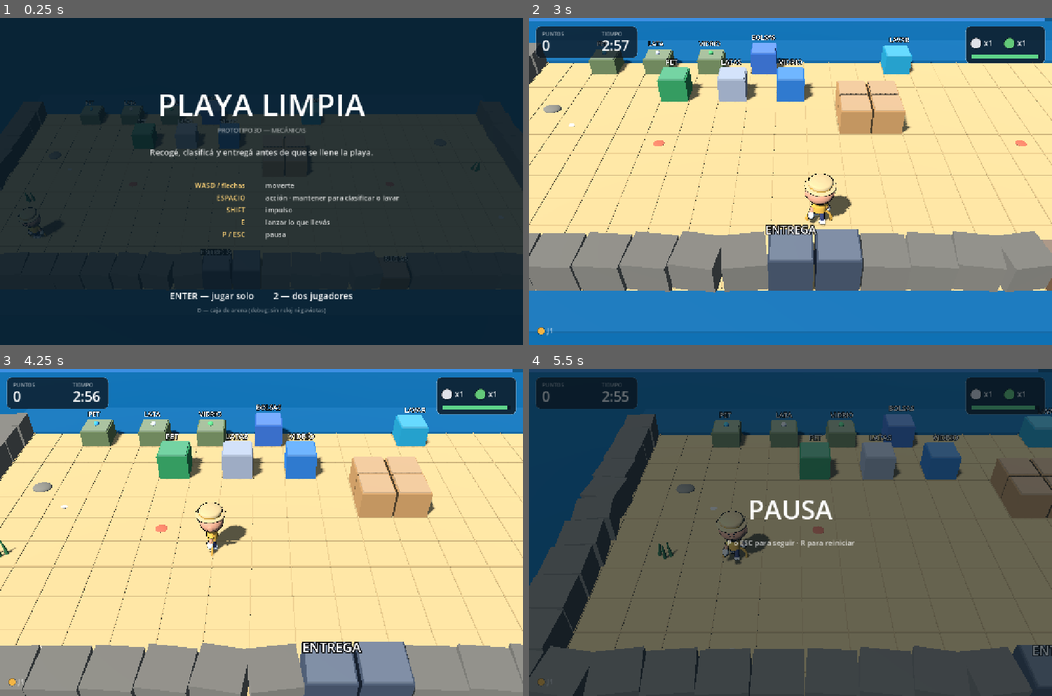
Above: before the commit, frames 1-4 (two rows, left to right).
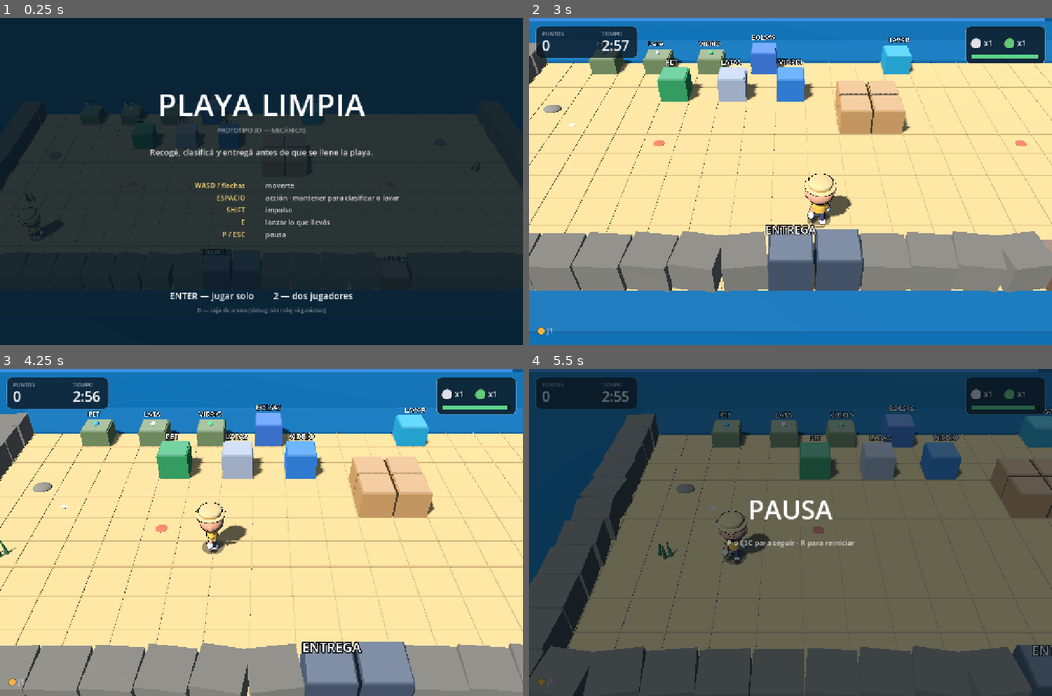
Above: after the commit, the same moments.

Repository: Catech124/playa-limpiar
Game: Godot game, scene res://scenes/Main.tscn
Same seed, same stepped clock (60 frames per second), same inputs: the game is played once before the commit and once after it.
Inputs:
- Up to frame 1 (0.25 s): no input
- Up to frame 2 (3 s): tap Enter at 0.5, 2.1 s; hold D 0.53-1.28 s; tap Shift at 0.6 s; tap Space at 0.77, 1.52 s; hold S 1.28-2.03 s; tap E at 1.35 s; hold D 2.03-2.78 s; hold W from 2.78 s (still down); tap Ctrl at 2.85 s
- Up to frame 3 (4.25 s): tap Space at 3.02, 3.77 s; release W at 3.53 s; hold A from 3.53 s (still down); tap Keypad Enter at 3.6 s
- Up to frame 4 (5.5 s): tap 2 at 4.35 s; tap Space at 4.52 s; release A at 5.03 s; hold S from 5.03 s (still down); tap P at 5.1 s

The runs differ from the first frame. In frame 1, less than 0.1% of the frame differs, in the area x 8-9%, y 66-67%; in frame 2, 0.1%, in the area x 52-59%, y 58-65%; in frame 3, 0.1%; in frame 4, less than 0.1%.

Commit message:
fix: el aro del jugador se veía como una argolla invertida; ahora es sombra de contacto
Con la cámara nueva el TorusMesh emisivo del piso se leía como un anillo
invertido debajo del personaje. Se reemplaza por un disco plano semitransparente
que hace de sombra de contacto (sin emisión y sin proyectar sombra). 37/37.

Diff:
--- a/scripts/player.gd
+++ b/scripts/player.gd
@@ -111,21 +111,24 @@
 				dup.next_pass = outline
 				mi.set_surface_override_material(i, dup)
 
-	# anillo en el piso (legibilidad)
-	var ring := TorusMesh.new()
-	ring.inner_radius = 0.27
-	ring.outer_radius = 0.34
-	ring.rings = 20
+	# Sombra de contacto: antes había un aro con emisión que, con la cámara
+	# nueva, se leía como una argolla invertida debajo del personaje.
+	var disc := CylinderMesh.new()
+	disc.top_radius = 0.30
+	disc.bottom_radius = 0.30
+	disc.height = 0.006
+	disc.radial_segments = 20
 	var rm := MeshInstance3D.new()
-	rm.mesh = ring
-	var rmat := ItemVisuals.material(color.darkened(0.1))
-	rmat.emission_enabled = true
-	rmat.emission = color
-	rmat.emission_energy_multiplier = 0.18
+	rm.mesh = disc
+	var rmat := StandardMaterial3D.new()
+	rmat.albedo_color = Color(0.05, 0.06, 0.08, 0.22)
+	rmat.transparency = BaseMaterial3D.TRANSPARENCY_ALPHA
+	rmat.shading_mode = BaseMaterial3D.SHADING_MODE_UNSHADED
+	rmat.cull_mode = BaseMaterial3D.CULL_DISABLED
 	rm.material_override = rmat
-	rm.rotation_degrees = Vector3(90, 0, 0)
-	rm.position = Vector3(0, 0.03, 0)
-	_body_mesh.add_child(rm)
+	rm.position = Vector3(0, 0.012, 0)
+	rm.cast_shadow = GeometryInstance3D.SHADOW_CASTING_SETTING_OFF
+	add_child(rm)
 
 	carry_anchor = Node3D.new()
 	carry_anchor.position = Vector3(0, 0.62, 0.34)   # a la altura de las manos
Binary file changed: docs/modelo-en-juego.png
